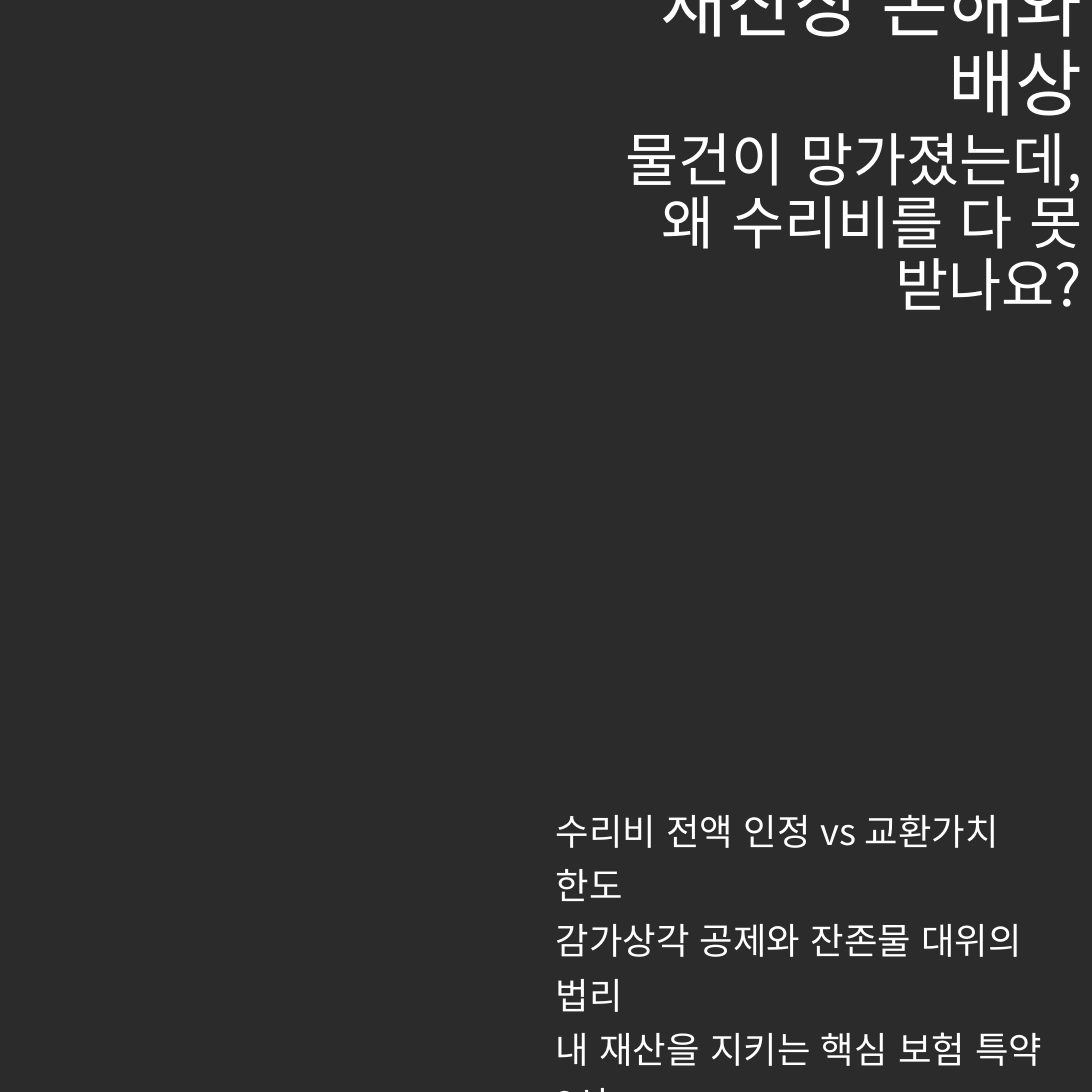
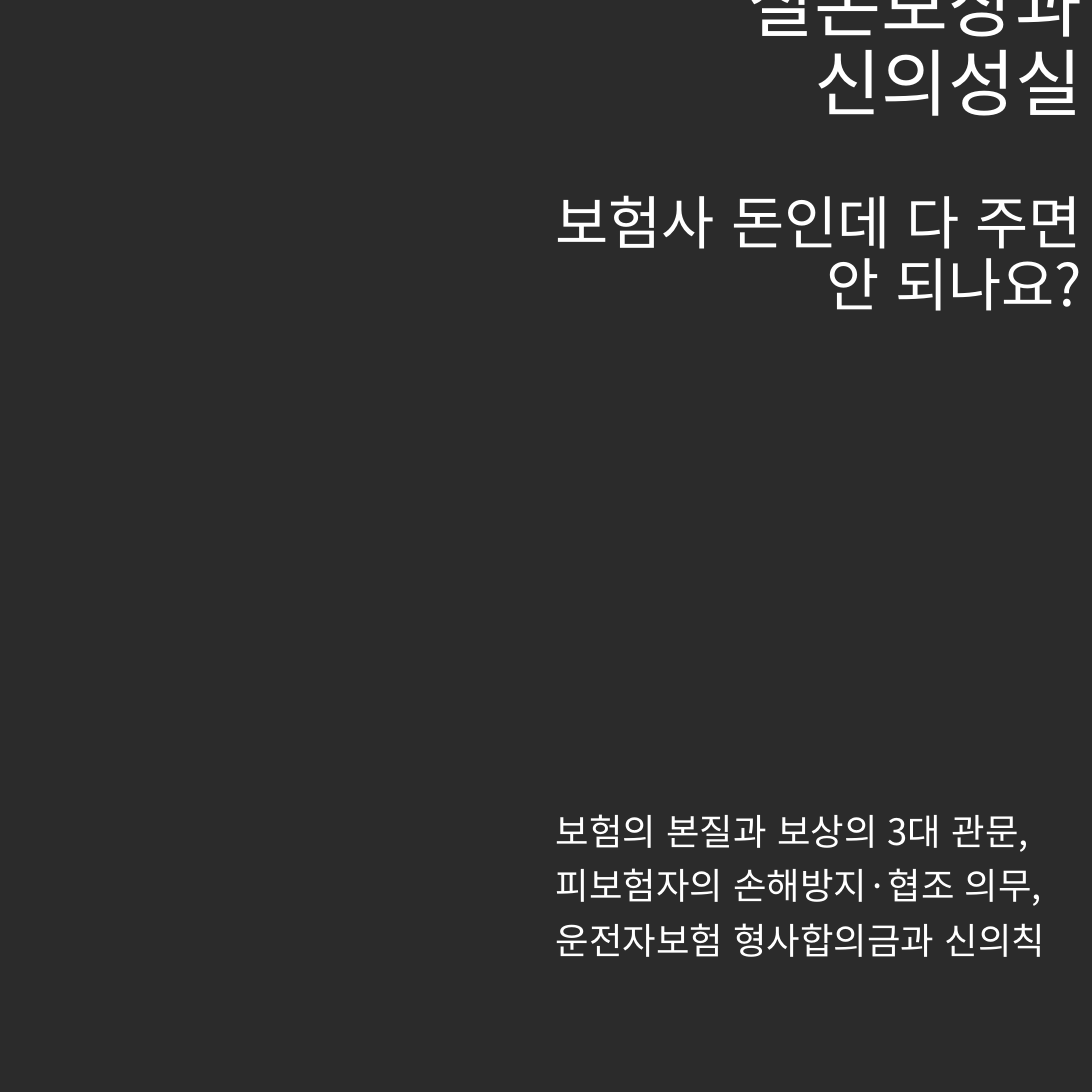
Before and after one commit to tladjuster00000029/brunch-SNS--auto, a slide deck: slide 1 of posts/images/generated_cards.pptx. Drawn at 1092x1092 pixels with LibreOffice and Linux fonts; fonts in the diff are those of the drawing; background and template pictures are left out; a plain dark background stands for a picture behind light text. Boxes give left, top, right and bottom in pixels: in the first picture for what was removed or moved away, otherwise in the second. Text is boxed around its words. In the diff, an @@ line names an element or a change of style, - is before the commit and + after.

```diff
--- a/posts/images/generated_cards.pptx
+++ b/posts/images/generated_cards.pptx
@@ title at (747, 0, 1082, 116): text changed @@
-재산상 손해와
-배상
+실손보상과
+신의성실
@@ text at (556, 195, 1083, 311): text changed @@
-물건이 망가졌는데,
-왜 수리비를 다 못
-받나요?
+보험사 돈인데 다 주면
+안 되나요?
@@ subtitle at (556, 814, 1046, 957): text changed @@
-수리비 전액 인정 vs 교환가치
-한도
-감가상각 공제와 잔존물 대위의
-법리
-내 재산을 지키는 핵심 보험 특약
-3선
+보험의 본질과 보상의 3대 관문,
+피보험자의 손해방지·협조 의무,
+운전자보험 형사합의금과 신의칙
```
Also in this commit, not shown: 4 other slides changed, 7 other files.
